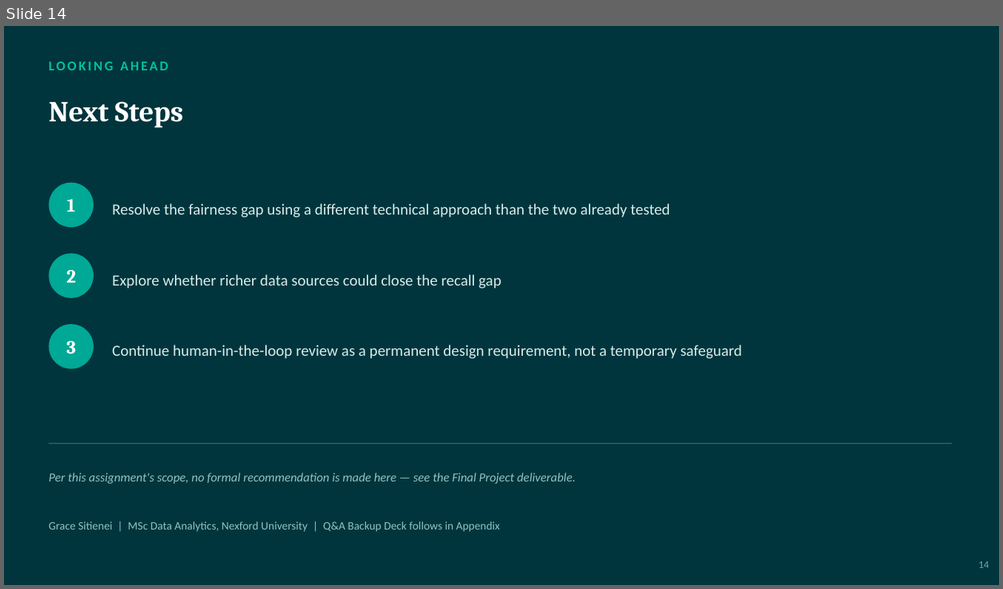
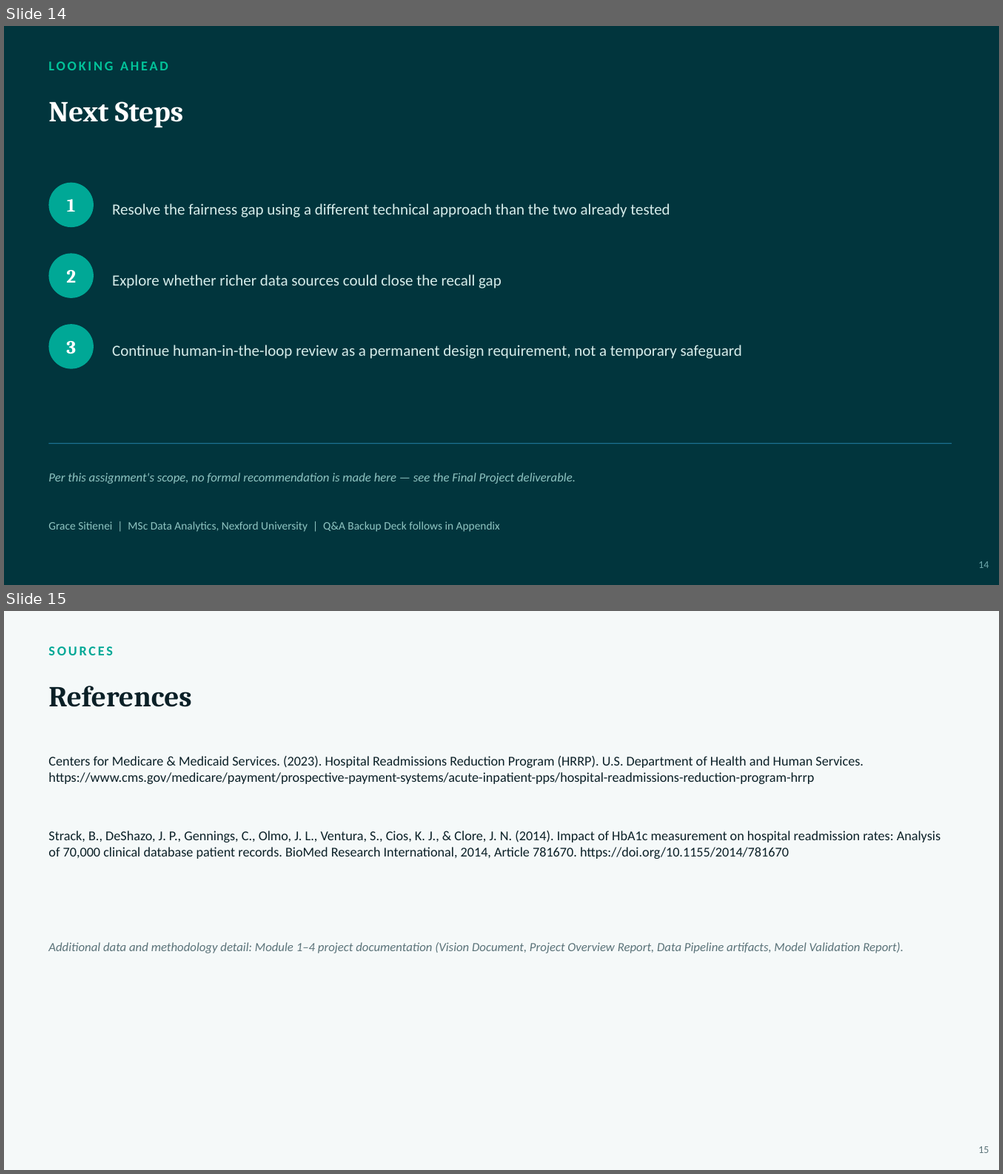
Before and after one commit to Graciaanah/diabetic-readmit-xai, a slide deck: docs/Module5_Stakeholder_Presentation.pptx. Shown one above the other, each under a label of ours: slide 14 before the commit, slides 14 and 15 after it. The pictures are 1003x589 and 1003x1174 pixels, drawn with LibreOffice and Linux fonts; fonts in the diff are those of the drawing. Boxes give left, top, right and bottom in pixels: in the first picture for what was removed or moved away, otherwise in the second. Text is boxed around its words. In the diff, an @@ line names an element or a change of style, - is before the commit and + after.

```diff
--- a/docs/Module5_Stakeholder_Presentation.pptx
+++ b/docs/Module5_Stakeholder_Presentation.pptx
@@ slide 15 added at box(4, 611, 999, 1170), background #F5F9F9 @@
@@ text added at box(48, 647, 113, 655), 13 pt, text #00A896, bold @@
+SOURCES
@@ text added at box(48, 686, 191, 707), 28 pt, text #0B2027, bold @@
+References
@@ text added at box(48, 756, 863, 784), 13 pt, text #0B2027 @@
+Centers for Medicare & Medicaid Services. (2023). Hospital Readmissions Reduction Program (HRRP). U.S. Department of Health and Human Services. https://www.cms.gov/medicare/payment/prospective-payment-systems/acute-inpatient-pps/hospital-readmissions-reduction-program-hrrp
@@ text added at box(48, 831, 940, 859), 13 pt, text #0B2027 @@
+Strack, B., DeShazo, J. P., Gennings, C., Olmo, J. L., Ventura, S., Cios, K. J., & Clore, J. N. (2014). Impact of HbA1c measurement on hospital readmission rates: Analysis of 70,000 clinical database patient records. BioMed Research International, 2014, Article 781670. https://doi.org/10.1155/2014/781670
@@ text added at box(48, 943, 903, 954), 12 pt, text #5B7379, italic @@
+Additional data and methodology detail: Module 1–4 project documentation (Vision Document, Project Overview Report, Data Pipeline artifacts, Model Validation Report).
@@ text added at box(978, 1147, 988, 1153), 10 pt, text #5B7379 @@
+15
```
